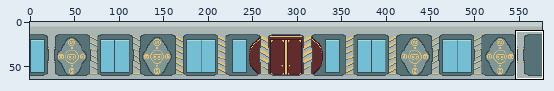
Pixel-art file: assets/Buildings/The BASE.aseprite. Above: a wide view before the commit, with the close-up outlined.
Close-up. Old version:
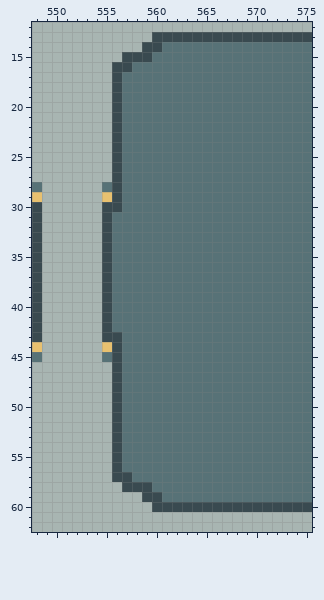
576x64 pixels, 1 frame. Shown: x 548..575, y 12..62.
New version:
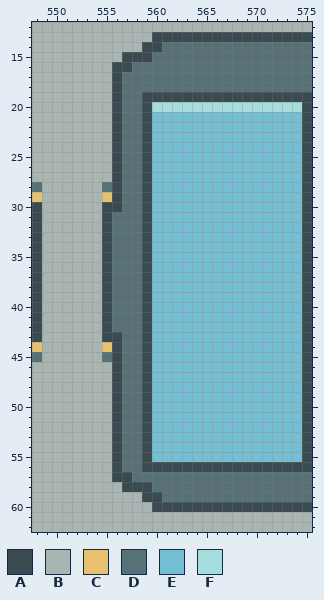
Palette (. is transparent): A #394a50  B #a8b5b2  C #e8c170  D #577277  E #73bed3  F #a4dddb
The exact change:
Layer "Building":
y 19: x 559..575 DDDDDDDDDDDDDDDDD -> AAAAAAAAAAAAAAAAA
y 20: x 559..575 DDDDDDDDDDDDDDDDD -> AFFFFFFFFFFFFFFFA
y 21..55: x 559..575 DDDDDDDDDDDDDDDDD -> AEEEEEEEEEEEEEEEA
y 56: x 559..575 DDDDDDDDDDDDDDDDD -> AAAAAAAAAAAAAAAAA
Where, in picture pixels (left, top, right, bottom), the same in both close-ups:
changed: (142, 92, 312, 472)
